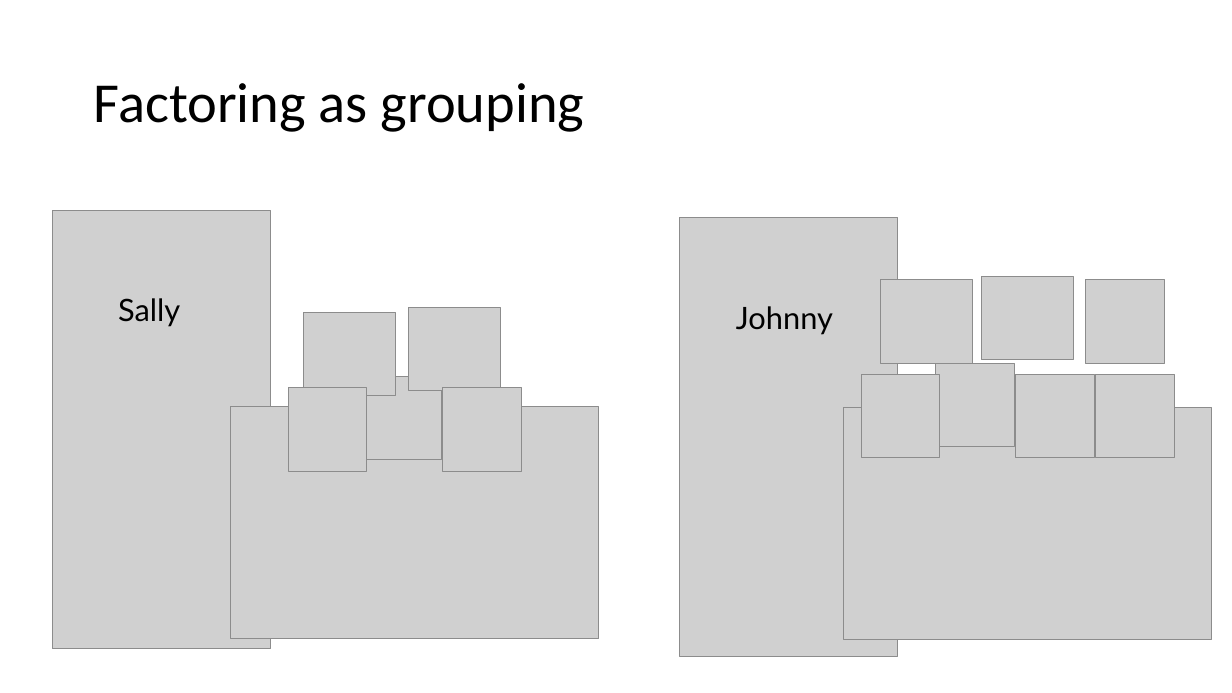
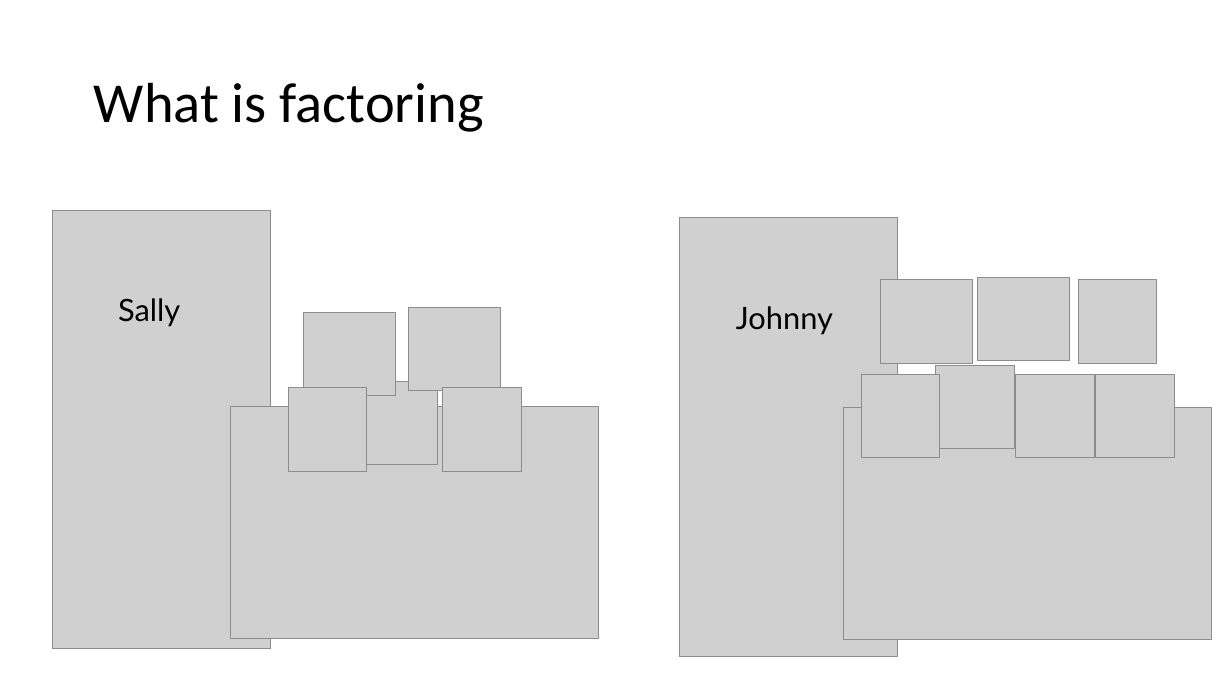
Before and after one commit to millerdoug/notes, a slide deck: slide 4 of MiniLesson.pptx (slide 3 before the commit). Drawn at 1232x693 pixels with LibreOffice and Linux fonts; fonts in the diff are those of the drawing; grey boxes stand for pictures. Boxes give left, top, right and bottom in pixels: in the first picture for what was removed or moved away, otherwise in the second. Text is boxed around its words. In the diff, an @@ line names an element or a change of style, - is before the commit and + after.

Commit message:
Updating ppt

```diff
--- a/MiniLesson.pptx
+++ b/MiniLesson.pptx
@@ title at (x1=94, y1=82, x2=484, y2=132): text changed @@
-Factoring as grouping
+What is factoring
@@ picture moved from (x1=982, y1=276, x2=1073, y2=360) to (x1=978, y1=277, x2=1069, y2=360) @@
@@ picture moved from (x1=1086, y1=280, x2=1165, y2=363) to (x1=1079, y1=280, x2=1157, y2=363) @@
@@ picture moved from (x1=363, y1=377, x2=442, y2=460) to (x1=360, y1=382, x2=438, y2=465) @@
```
Also in this commit, not shown: 1 other slide changed, 3 slides added, 2 slides removed.
